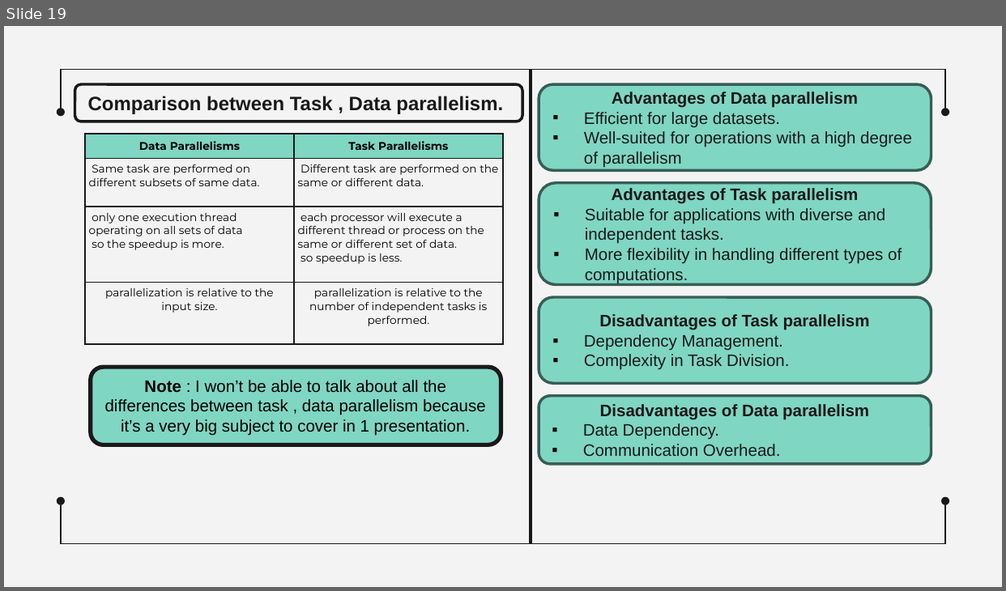
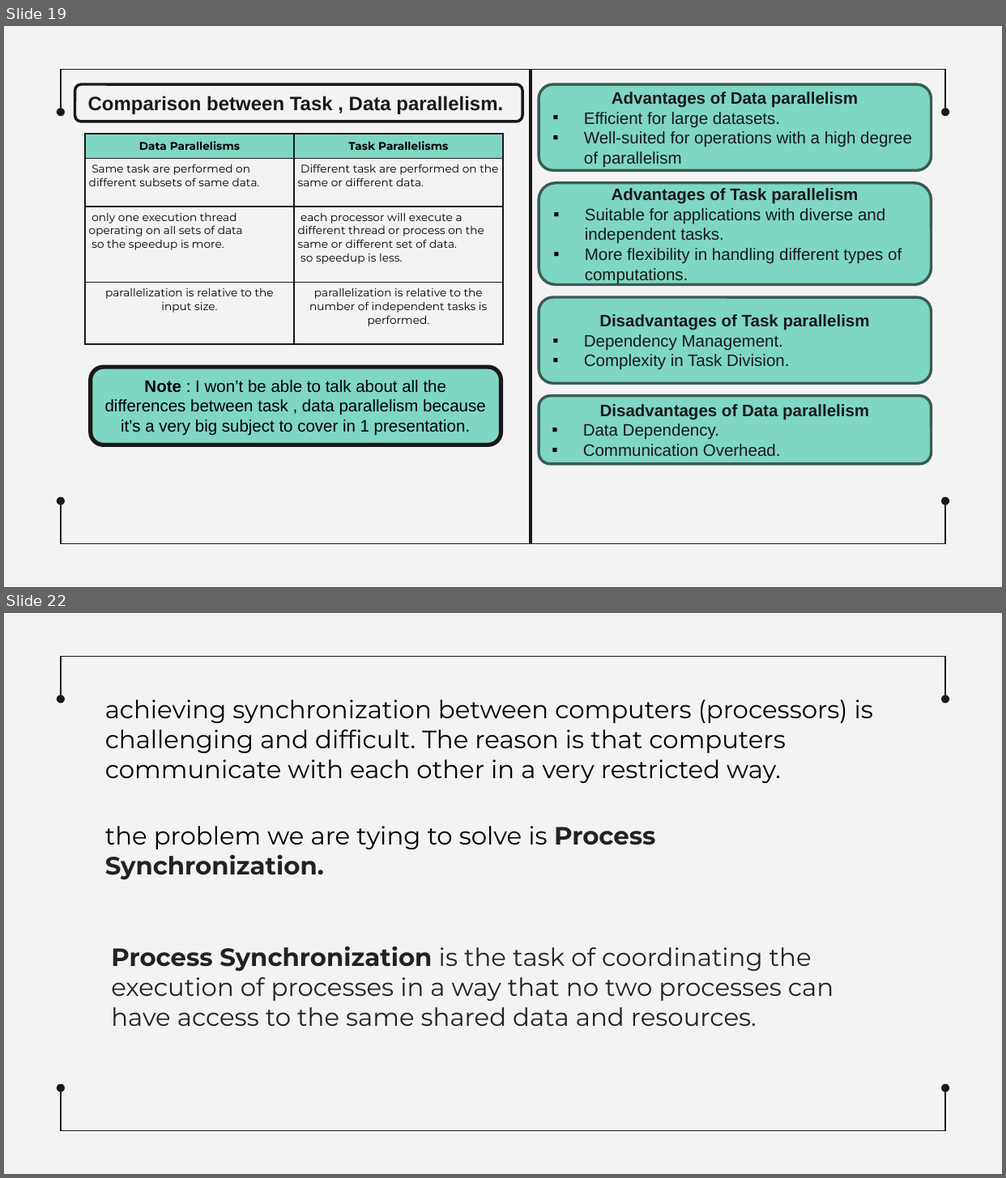
Before and after one commit to MahmoudEssam707/Operating-System, a slide deck: Presentaion on Shared Memory Machines/Sharing Memory Machines Gowely edit.pptx. Shown one above the other, each under a label of ours: slide 19 before the commit, slides 19 and 22 after it; the slides between them are not shown. The pictures are 1006x591 and 1006x1178 pixels, drawn with LibreOffice and Linux fonts; fonts in the diff are those of the drawing. Boxes give left, top, right and bottom in pixels: in the first picture for what was removed or moved away, otherwise in the second. Text is boxed around its words. In the diff, an @@ line names an element or a change of style, - is before the commit and + after.

Commit message:
boda7
synchronization w 7agat mn de

```diff
--- a/Presentaion on Shared Memory Machines/Sharing Memory Machines Gowely edit.pptx
+++ b/Presentaion on Shared Memory Machines/Sharing Memory Machines Gowely edit.pptx
@@ slide 22 added at (4, 613, 1002, 1174), background #F3F3F3; not listed: 6 template elements that a slide beside it also shows @@
@@ text added at (105, 700, 873, 783), 18 pt, text #000000 @@
+achieving synchronization between computers (processors) is challenging and difﬁcult. The reason is that computers communicate with each other in a very restricted way.
@@ text added at (105, 826, 655, 880), 18 pt, text #000000 @@
+the problem we are tying to solve is Process Synchronization.
@@ text added at (111, 946, 833, 1026), 18 pt, text #222222 @@
+Process Synchronization is the task of coordinating the execution of processes in a way that no two processes can have access to the same shared data and resources.
```
Also in this commit, not shown: 2 slides changed, 4 other slides added.
